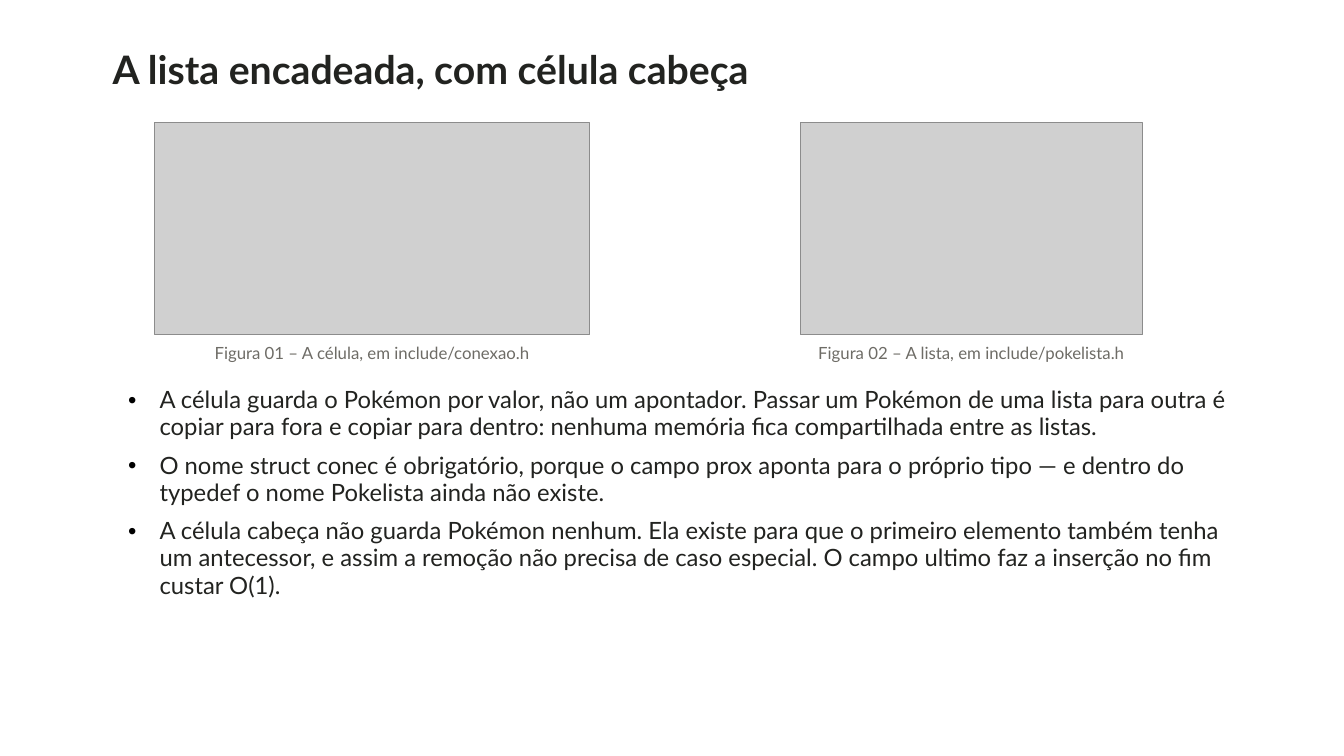
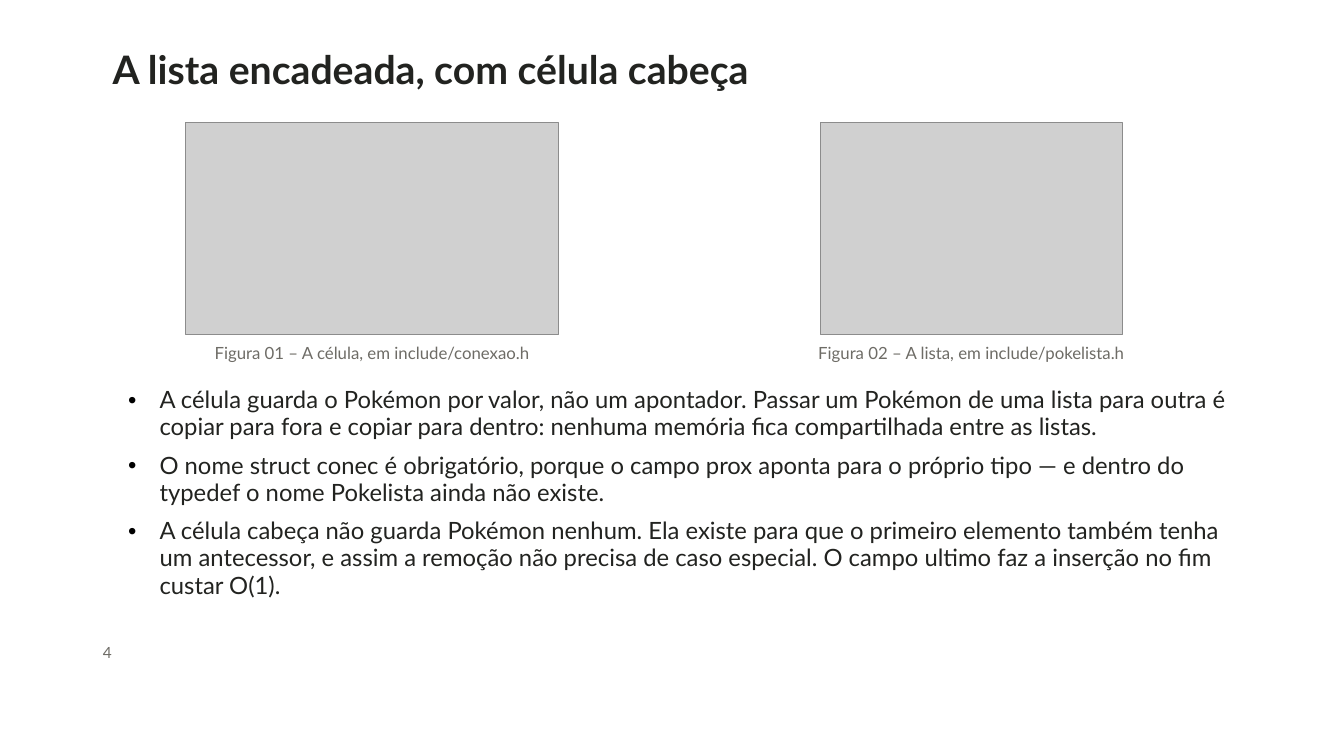
Before and after one commit to revoltzlz/tp-1, a slide deck: slide 4 of apresentacao/slides.pptx. Drawn at 1344x756 pixels with LibreOffice and Linux fonts; fonts in the diff are those of the drawing; grey boxes stand for pictures; background and template pictures are left out. Boxes give left, top, right and bottom in pixels: in the first picture for what was removed or moved away, otherwise in the second. Text is boxed around its words. In the diff, an @@ line names an element or a change of style, - is before the commit and + after.

```diff
--- a/apresentacao/slides.pptx
+++ b/apresentacao/slides.pptx
@@ picture: place and size @@
-picture at (154,123,590,335)
+picture at (186,123,559,335)
@@ picture: place and size @@
-picture at (801,123,1143,335)
+picture at (821,123,1123,335)
@@ text added at (103,647,112,658), 11 pt, text #6E6C66 @@
+4
```
Also in this commit, not shown: 11 other slides changed, 11 other files.
